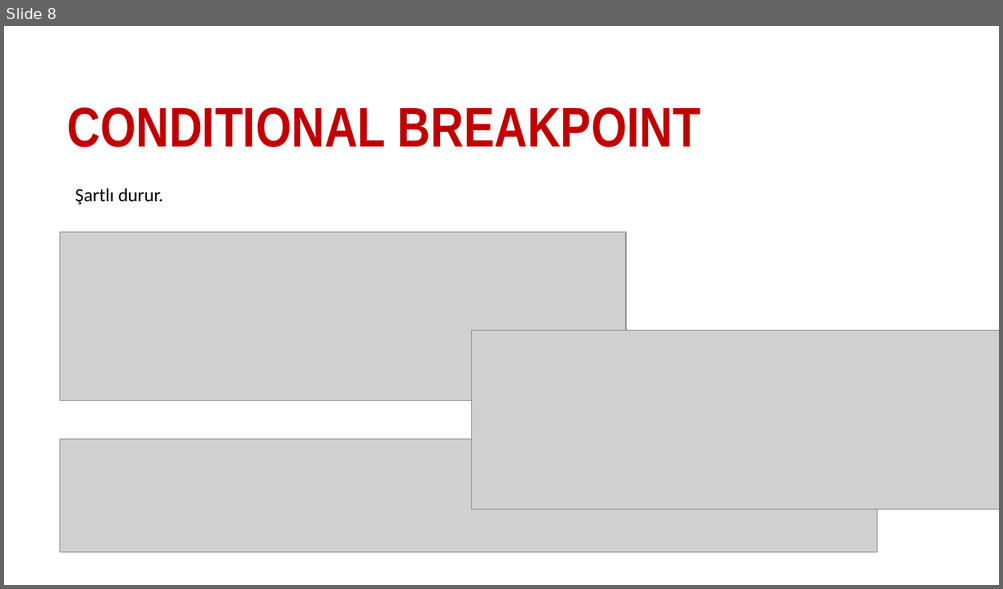
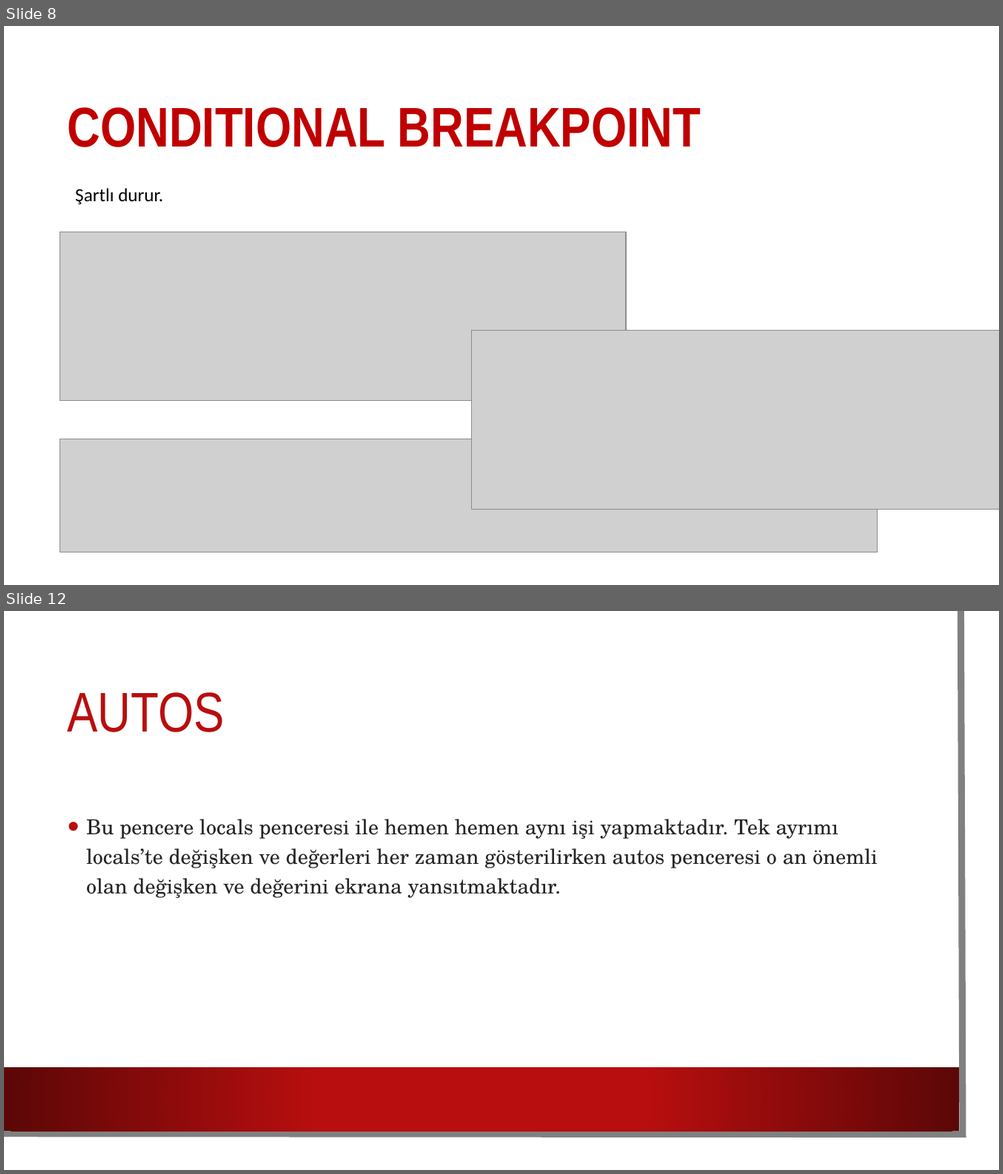
Before and after one commit to sametozalp/staj, a slide deck: debug.pptx. Shown one above the other, each under a label of ours: slide 8 before the commit, slides 8 and 12 after it; the slides between them are not shown. The pictures are 1003x589 and 1003x1174 pixels, drawn with LibreOffice and Linux fonts; fonts in the diff are those of the drawing; grey boxes stand for pictures; background and template pictures are left out. Boxes give left, top, right and bottom in pixels: in the first picture for what was removed or moved away, otherwise in the second. Text is boxed around its words. In the diff, an @@ line names an element or a change of style, - is before the commit and + after.

```diff
--- a/debug.pptx
+++ b/debug.pptx
@@ slide 12 added at <box>4,611,999,1170</box>, background picture (left out) @@
@@ rectangle added at <box>4,611,982,1153</box>, fill #FFFFFF @@
@@ freeform shape added at <box>4,611,963,1135</box>, outline #808080 6.5 pt @@
@@ title added at <box>68,692,225,732</box>, 54 pt, text #B80E0F @@
+AUTOS
@@ text added at <box>86,819,877,898</box>, 20 pt, text #242424 @@
+• Bu pencere locals penceresi ile hemen hemen aynı işi yapmaktadır. Tek ayrımı locals’te değişken ve değerleri her zaman gösterilirken autos penceresi o an önemli olan değişken ve değerini ekrana yansıtmaktadır.
@@ rectangle added at <box>4,1068,959,1131</box>, fill gradient #B80E0F to #5C0707 @@
```
Also in this commit, not shown: 1 slide changed, 10 other slides added, 20 other files.
